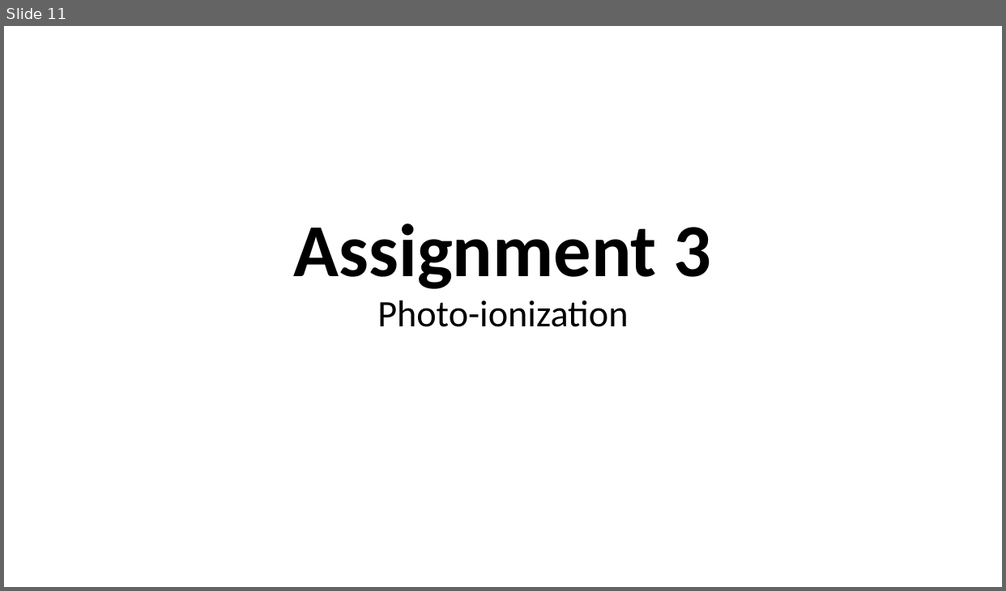
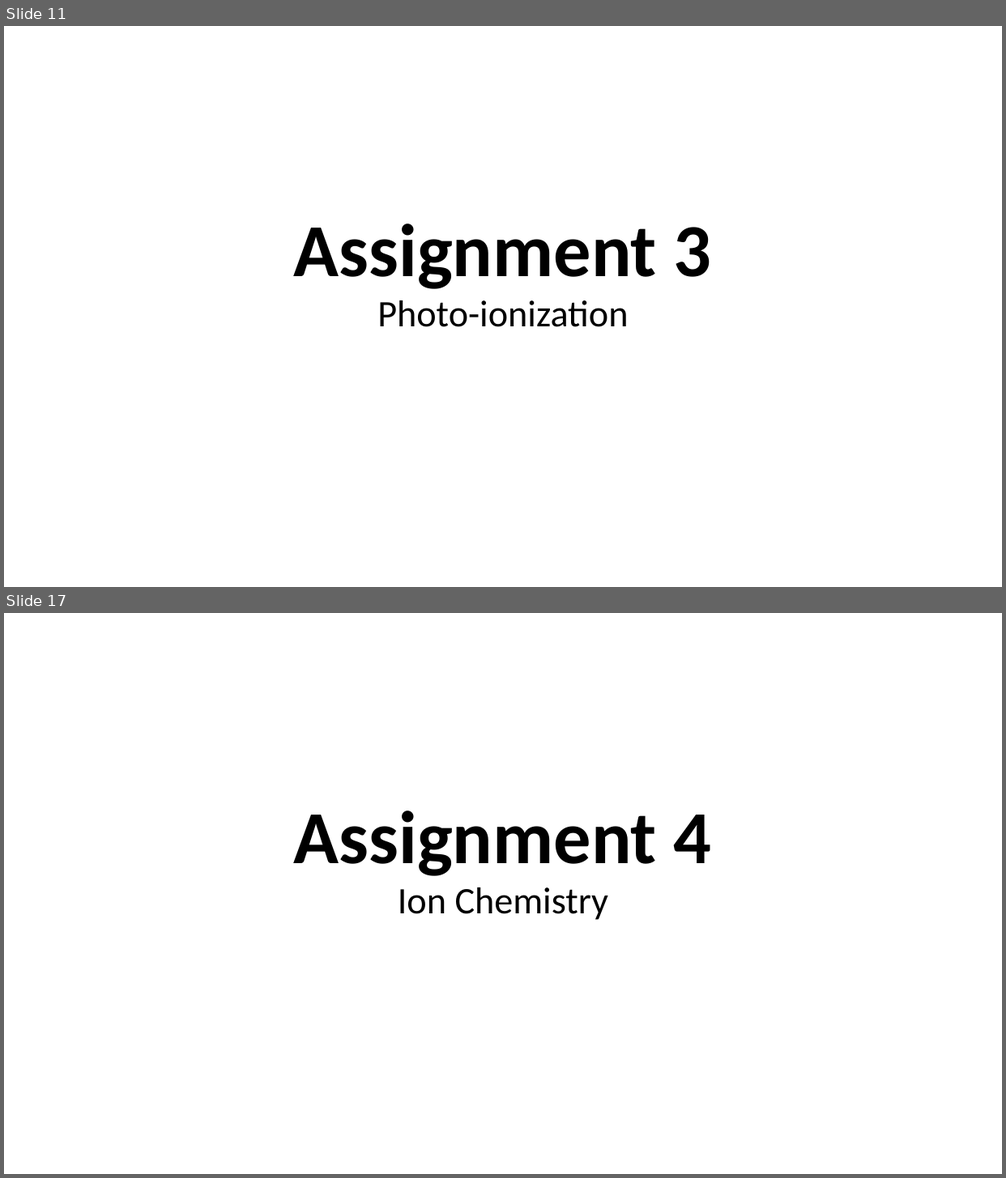
Before and after one commit to tva050/FYS-3003, a slide deck: exam.pptx. Shown one above the other, each under a label of ours: slide 11 before the commit, slides 11 and 17 after it; the slides between them are not shown. The pictures are 1006x591 and 1006x1178 pixels, drawn with LibreOffice and Linux fonts; fonts in the diff are those of the drawing. Boxes give left, top, right and bottom in pixels: in the first picture for what was removed or moved away, otherwise in the second. Text is boxed around its words. In the diff, an @@ line names an element or a change of style, - is before the commit and + after.

```diff
--- a/exam.pptx
+++ b/exam.pptx
@@ slide 17 added at <box>4,613,1002,1174</box>, background #FFFFFF @@
@@ title added at <box>294,811,712,876</box>, 72 pt, text #000000, bold @@
+Assignment 4
@@ text added at <box>398,888,608,920</box>, 36 pt, text #000000 @@
+Ion Chemistry
```
Also in this commit, not shown: 6 slides changed, 15 other slides added, 8 other files.
